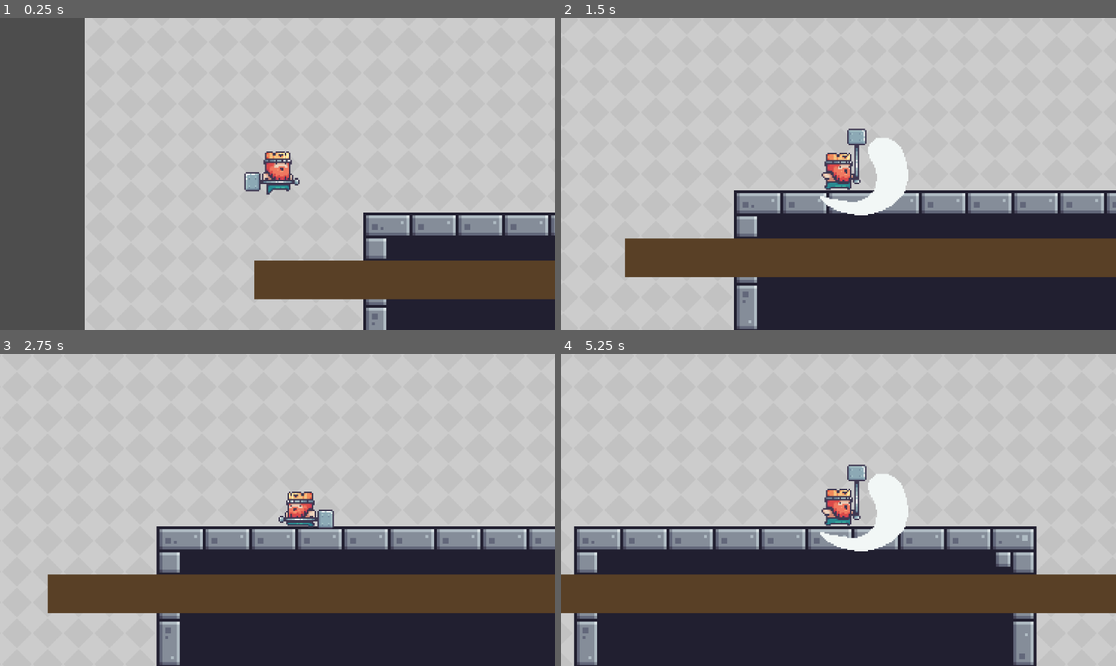
Above: before the commit, frames 1-4 (two rows, left to right).
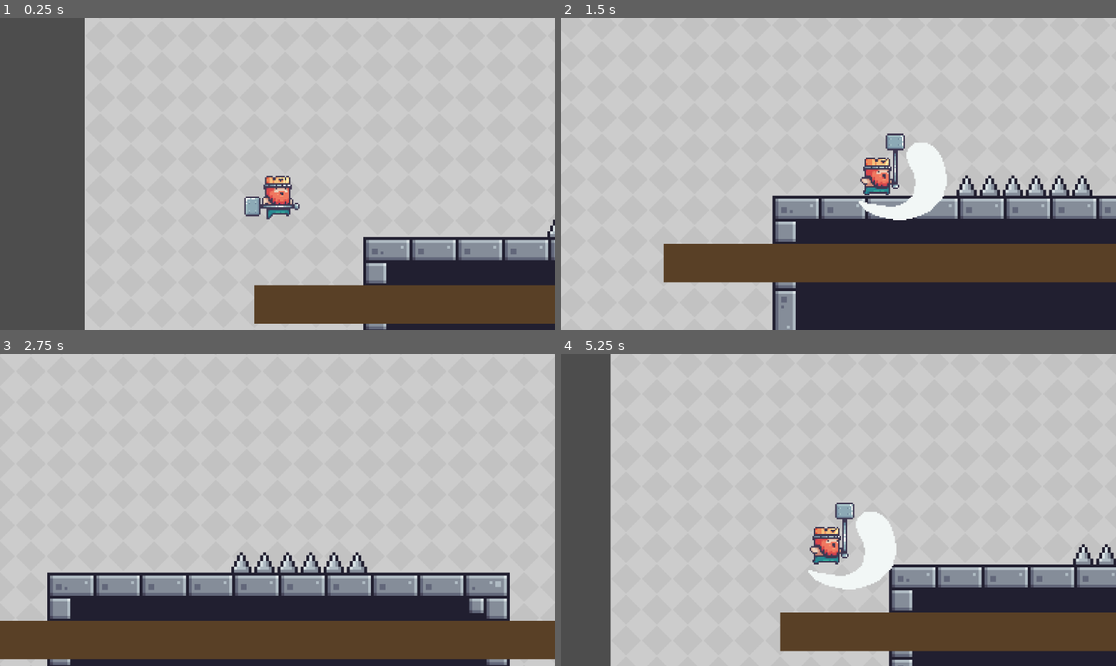
Above: after the commit, the same moments.

Repository: Nousand/GMTK-2026-Gamejam
Game: Godot game, scene res://scenes/Map.tscn
The game is run twice, just before and just after one commit, with the same random seed, the same clock (stepped at 60 frames per second) and the same inputs. This scene is started directly instead of the project's main scene.
Inputs (mouse positions are in pixels of both pictures, inside the frame that each line leads up to):
- Up to frame 1 (0.25 s): no input
- Up to frame 2 (1.5 s): tap Enter (ui_accept) at 0.5 s; move the mouse to (960, 158) at 0.52 s; hold Right (move_right) from 0.53 s (still down); click (960, 158) at 0.6 s; tap Space (jump) at 0.77 s; move the mouse to (727, 189) at 1.27 s; click (727, 189) at 1.35 s
- Up to frame 3 (2.75 s): tap Space (jump) at 1.52 s; move the mouse to (333, 441) at 2.02 s; release Right (move_right) at 2.03 s; hold Left (move_left) from 2.03 s (still down); click (333, 441) at 2.1 s
- Up to frame 4 (5.25 s): move the mouse to (810, 572) at 2.77 s; release Left (move_left) at 2.78 s; hold Right (move_right) 2.78-4.28 s; click (810, 572) at 2.85 s; tap Space (jump) at 3.02, 3.77, 4.52 s; move the mouse to (1005, 556) at 3.52 s; click (1005, 556) at 3.6 s; move the mouse to (672, 463) at 4.27 s; hold Left (move_left) 4.28-5.03 s; click (672, 463) at 4.35 s; move the mouse to (866, 510) at 5.02 s; hold Right (move_right) from 5.03 s (still down); click (866, 510) at 5.1 s

The runs differ from the first frame. In frame 1, 15% of the frame differs, in the area x 43-100%, y 42-100%; in frame 2, 14%; in frame 3, 36%; in frame 4, 48%, in the area x 0-100%, y 0-100%.

Commit message:
Added spike deaths and simple death animation

Diff:
--- a/Nanda/player.gd
+++ b/Nanda/player.gd
@@ -15,7 +15,13 @@
 var _shake_strength: float = 0.0
 var _shake_time_left: float = 0.0
 
+var player_dead := false
+
 func _physics_process(delta: float) -> void:
+	# stop running after death
+	if player_dead:
+		return
+
 	# always fall unless something else overrides velocity.y (like a jump)
 	velocity.y += gravity * delta
 
@@ -41,6 +47,15 @@
 
 	move_and_slide()
 
+	# Checks if the player touched a spike/damage block
+	for i in get_slide_collision_count():
+		var collision = get_slide_collision(i)
+		var collider = collision.get_collider()
+
+		if collider is TileMapLayer and collider.name == "Traps":
+			die()
+			break
+
 	# don't let idle/run/jump stomp the attack animation while it's still mid-swing
 	var is_attacking := _attack_cooldown_left > 0.0
 	if not is_attacking:
@@ -65,6 +80,38 @@
 	else:
 		camera.offset = Vector2.ZERO
 
+func die() -> void:
+	if player_dead:
+		return
+	player_dead = true
+
+	# Freeze the camera in place
+	if camera:
+		camera.position_smoothing_enabled = false
+		camera.reparent(get_tree().current_scene, true)
+		camera.reset_smoothing()
+
+	set_physics_process(false)
+	$CollisionShape2D.set_deferred("disabled", true)
+
+	# Do a mario like leap death effect
+	var start_pos = global_position
+	var peak_pos = start_pos + Vector2(0, -80)
+	var final_pos = start_pos + Vector2(0, 600)
+
+	var tween = create_tween().set_parallel(true)
+
+	tween.tween_property(self, "global_position:y", peak_pos.y, 0.25)\
+		 .set_trans(Tween.TRANS_QUAD).set_ease(Tween.EASE_OUT)
+	tween.chain().tween_property(self, "global_position:y", final_pos.y, 0.6)\
+		 .set_trans(Tween.TRANS_QUAD).set_ease(Tween.EASE_IN)
+	tween.tween_property(self, "rotation_degrees", 360.0, 0.85)
+	tween.chain().tween_callback(on_death_complete)
+
+func on_death_complete() -> void:
+	get_tree().reload_current_scene()
+
+
 # the bell calls this to snap the player back to it once the countdown ends
 func teleport_to(target_position: Vector2) -> void:
 	global_position = target_position
--- a/Nanda/player.tscn
+++ b/Nanda/player.tscn
@@ -189,6 +189,22 @@
 "speed": 5.0
 }]
 
+[sub_resource type="GDScript" id="GDScript_dix8h"]
+script/source = "extends Camera2D
+
+@onready var target := $\"..\"
+
+func _ready() -> void:
+	enabled = true
+
+func _process(delta: float) -> void:
+	if is_instance_valid(target):
+
+		if \"player_dead\" in target and target.player_dead:
+			set_process(false)
+			return
+"
+
 [node name="Player" type="CharacterBody2D" unique_id=1356872272]
 script = ExtResource("1_dix8h")
 
@@ -202,5 +218,7 @@
 sprite_frames = SubResource("SpriteFrames_81lj2")
 animation = &"Attack"
 
-[node name="Camera2D" type="Camera2D" parent="." unique_id=151474328]
+[node name="Camera2D" type="Camera2D" parent="." unique_id=621599326]
 zoom = Vector2(2, 2)
+position_smoothing_enabled = true
+script = SubResource("GDScript_dix8h")
--- a/scenes/Map.tscn
+++ b/scenes/Map.tscn
@@ -3,6 +3,7 @@
 [ext_resource type="Texture2D" uid="uid://dh038nxpajjov" path="res://Assets/Pixel Adventure 1/Free/Background/Gray.png" id="1_ylsfb"]
 [ext_resource type="Texture2D" uid="uid://dol6ncbywnp6s" path="res://Assets/Pixel Adventure 1/Free/Terrain/Terrain (16x16).png" id="2_fr5o1"]
 [ext_resource type="PackedScene" uid="uid://bvqg8xcrcydsa" path="res://Nanda/player_test.tscn" id="3_xkm8s"]
+[ext_resource type="Texture2D" uid="uid://ic1nsph2pxrq" path="res://Assets/Pixel Adventure 1/Free/Traps/Spikes/Idle.png" id="4_tm3qm"]
 
 [sub_resource type="TileSetAtlasSource" id="TileSetAtlasSource_tm3qm"]
 texture = ExtResource("2_fr5o1")
@@ -71,6 +72,7 @@
 3:4/0 = 0
 4:4/0 = 0
 6:4/0 = 0
+6:4/0/physics_layer_0/polygon_0/points = PackedVector2Array(-8, -8, 8, -8, 8, 8, -8, 8)
 7:4/0 = 0
 8:4/0 = 0
 9:4/0 = 0
@@ -168,6 +170,15 @@
 physics_layer_0/collision_layer = 1
 sources/0 = SubResource("TileSetAtlasSource_tm3qm")
 
+[sub_resource type="TileSetAtlasSource" id="TileSetAtlasSource_yyirk"]
+texture = ExtResource("4_tm3qm")
+0:0/0 = 0
+0:0/0/physics_layer_0/polygon_0/points = PackedVector2Array(-8, -8, 8, -8, 8, 8, -8, 8)
+
+[sub_resource type="TileSet" id="TileSet_nhciw"]
+physics_layer_0/collision_layer = 1
+sources/0 = SubResource("TileSetAtlasSource_yyirk")
+
 [node name="Map" type="Node2D" unique_id=1237356937]
 
 [node name="Background" type="TextureRect" parent="." unique_id=371848225]
@@ -191,3 +202,9 @@
 tile_set = SubResource("TileSet_s86w6")
 
 [node name="PlayerTest" parent="." unique_id=1218194307 instance=ExtResource("3_xkm8s")]
+
+[node name="Traps" type="TileMapLayer" parent="." unique_id=735699958]
+texture_filter = 1
+scale = Vector2(3, 3)
+tile_map_data = PackedByteArray("AAAKAAkAAAAAAAAAAAALAAkAAAAAAAAAAAAMAAkAAAAAAAAAAAA=")
+tile_set = SubResource("TileSet_nhciw")
